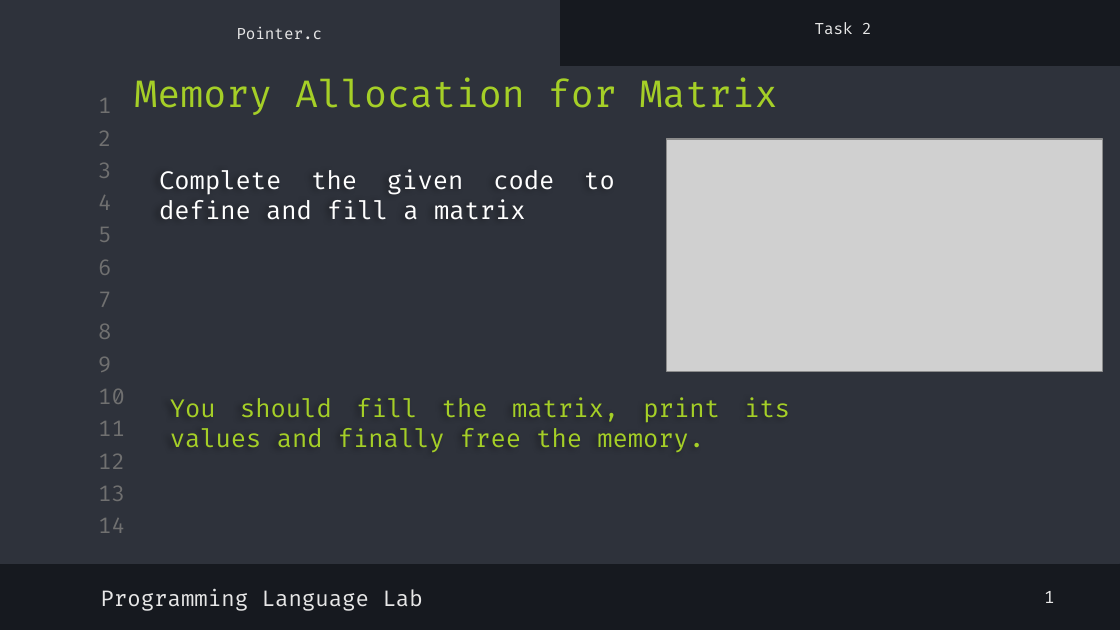
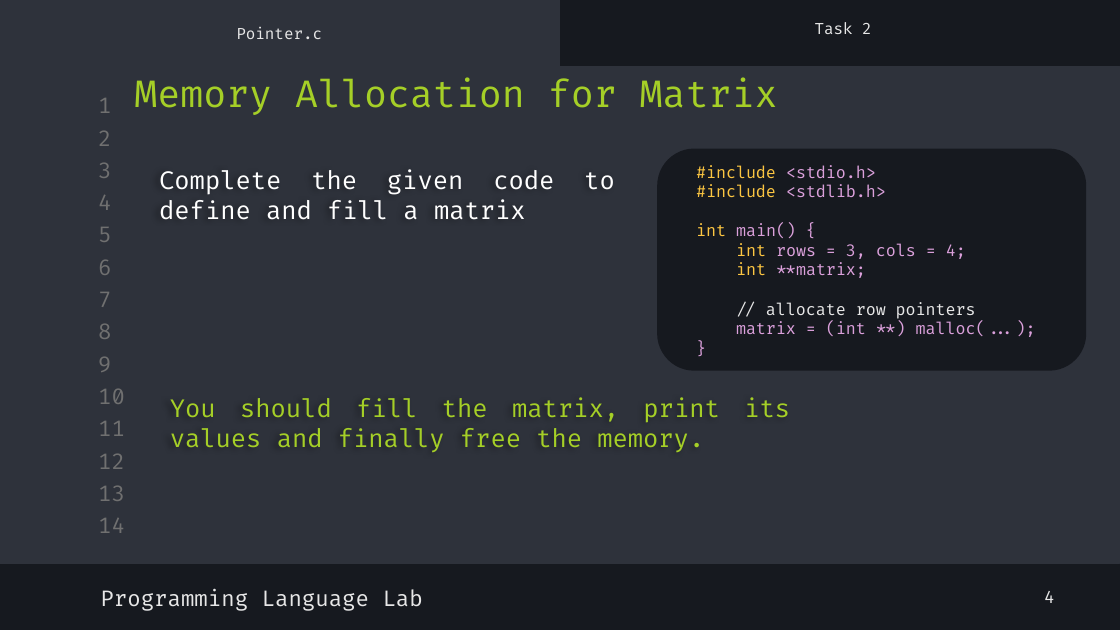
Before and after one commit to shayan-naghizadeh/C-Lab-AUT, a slide deck: slide 6 of slides/9.Pointer_2/Pointer_2.pptx. Drawn at 1120x630 pixels with LibreOffice and Linux fonts; fonts in the diff are those of the drawing; grey boxes stand for pictures. Boxes give left, top, right and bottom in pixels: in the first picture for what was removed or moved away, otherwise in the second. Text is boxed around its words. In the diff, an @@ line names an element or a change of style, - is before the commit and + after.

```diff
--- a/slides/9.Pointer_2/Pointer_2.pptx
+++ b/slides/9.Pointer_2/Pointer_2.pptx
@@ rounded rectangle added at (657, 149, 1086, 371), fill #16191F, 10.5 pt, text #DBA0DB @@
+#include <stdio.h>
+#include <stdlib.h>
+int main() {
+int rows = 3, cols = 4;
+int **matrix;
+// allocate row pointers
+matrix = (int **) malloc(...);
+}
@@ picture removed at (666, 139, 1102, 371) @@
@@ text at (1044, 591, 1055, 603): text changed @@
-1
+4
```
Also in this commit, not shown: 6 other slides changed, 2 slides removed, 1 other file.
